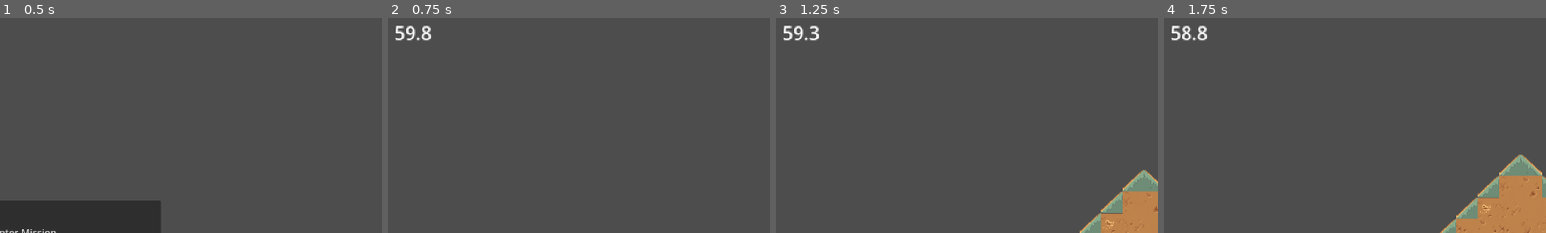
Above: before the commit, frames 1-4 (left to right).
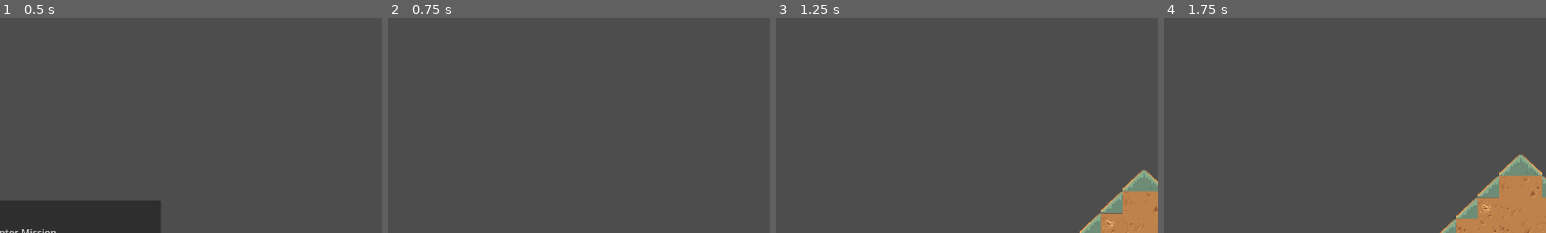
Above: after the commit, the same moments.

Repository: dzfrias/gladiator
Game: Godot game, scene res://scenes/test_scene.tscn
Two runs of this game, one before a commit and one after it. Both use one fixed random seed, a clock stepped at 60 frames per second and the inputs below. The engine's default icon, where the game draws it, is replaced by a stand-in: a white triangle on a blue panel in a dark square.
Inputs (mouse positions are % of the whole screen's width and height, from its top left):
- Up to frame 1 (0.5 s): no input
- Up to frame 2 (0.75 s): click "Enter Mission" at 0.5 s
- Up to frame 3 (1.25 s): no input
- Up to frame 4 (1.75 s): move the mouse to (72, 45) at 1.27 s; hold D (right) from 1.28 s (still down); hold S (crouch) from 1.28 s (still down); tap Space (jump) at 1.52 s
The pictures show only the part of the screen within x 47-97%, y 0-50%; the shares and areas given below are measured in that part.

Frame 1 is identical in both runs. In frame 2, 0.4% of the frame differs, in the area x 2-12%, y 3-11%; in frame 3, 0.3%; in frame 4, 0.4%.

Commit message:
add conquer mission with goal to eliminate all enemies

Diff:
--- /dev/null
+++ b/scripts/mission/conquer_mission.gd
@@ -0,0 +1,18 @@
+class_name ConquerMission extends Mission
+
+var enemies_remaining: int
+
+func _ready() -> void:
+	get_tree().node_added.connect(_on_node_added)
+
+func _on_node_added(node: Node2D):
+	if node.is_in_group("enemy"):
+		enemies_remaining += 1
+		for child in node.get_children():
+			if child is Health:
+				child.died.connect(_on_enemy_death)
+
+func _on_enemy_death() -> void:
+	enemies_remaining -= 1
+	if enemies_remaining <= 0:
+		mission_finished.emit()
--- a/scripts/mission/world_map.gd
+++ b/scripts/mission/world_map.gd
@@ -101,6 +101,7 @@
 				enemy = _weighted_choice(_enemies)
 				enemy_instance = enemy.scene.instantiate() as Node2D
 			enemy_instance.position = scene_origin + spawn_point.position * scale.x
+			enemy_instance.add_to_group("enemy")
 			get_tree().current_scene.add_child(enemy_instance)
 
 	return Vector2i(width, instance.delta_y)
--- a/scripts/ui/test_mission_button.gd
+++ b/scripts/ui/test_mission_button.gd
@@ -4,7 +4,7 @@
 	pressed.connect(_on_pressed)
 
 func _on_pressed() -> void:
-	MissionManager.mission = SurvivalMission.new()
+	MissionManager.mission = ConquerMission.new()
 	MissionManager.mission.gold = 10
 	MissionManager.weather = Lightning.new()
 	MissionManager.enter_mission()
